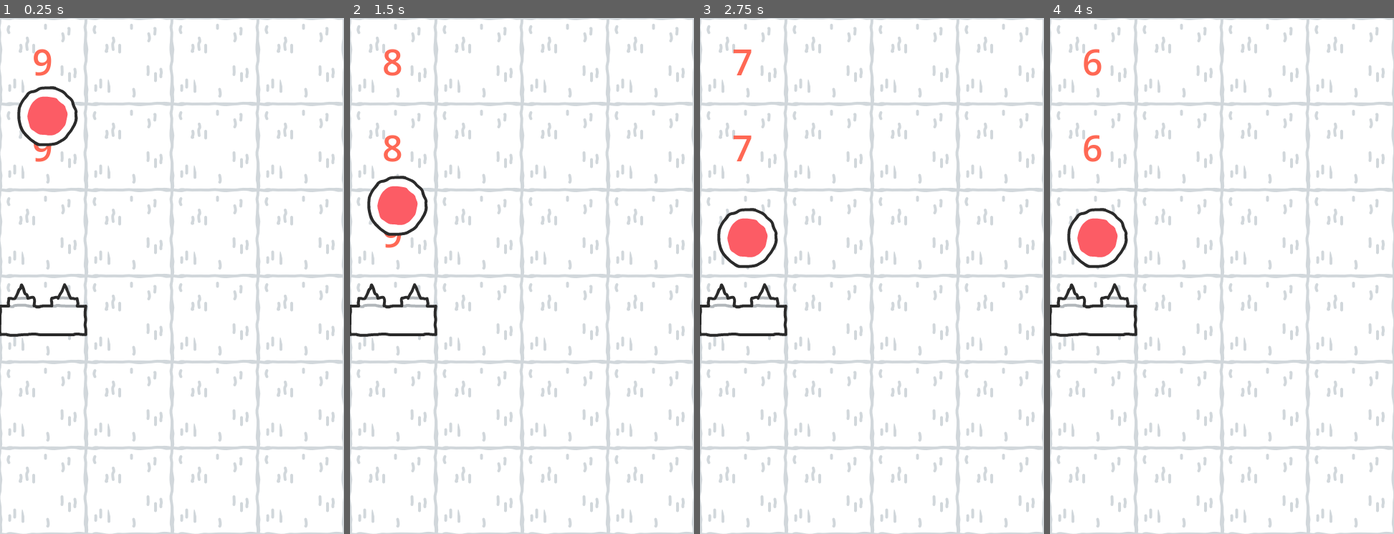
Above: before the commit, frames 1-4 (left to right).
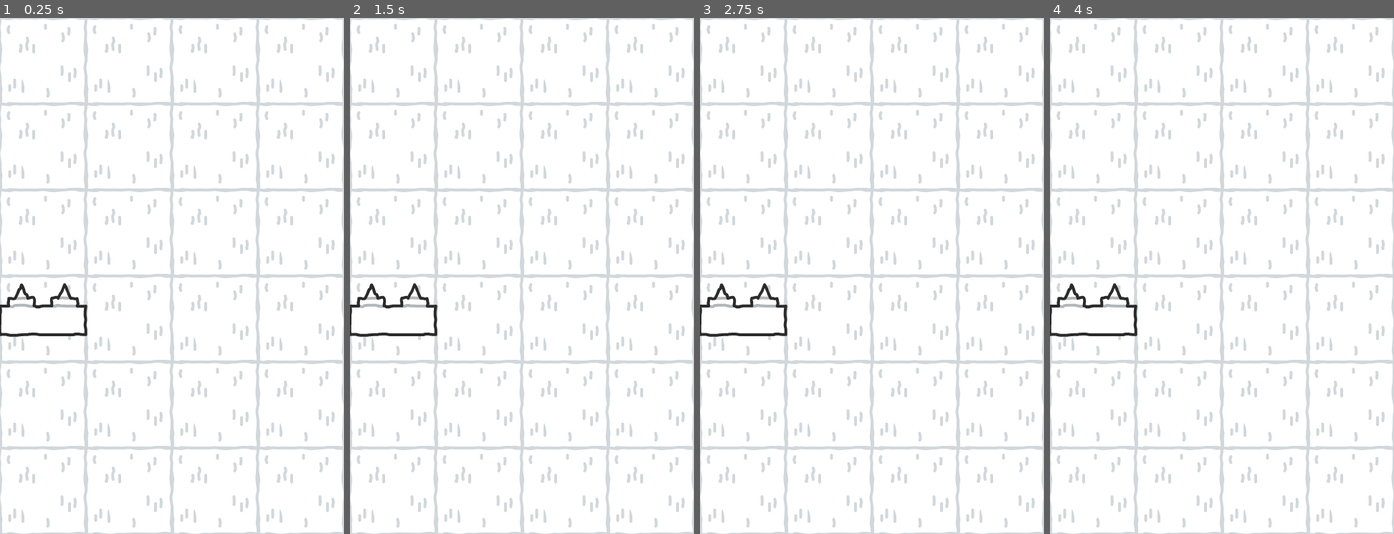
Above: after the commit, the same moments.

Repository: martinboue/ludum-dare-54
Game: Godot game, scene res://src/world.tscn
The game is run twice, just before and just after one commit, with the same random seed, the same clock (stepped at 60 frames per second) and the same inputs.
Inputs:
- Up to frame 1 (0.25 s): no input
- Up to frame 2 (1.5 s): no input
- Up to frame 3 (2.75 s): no input
- Up to frame 4 (4 s): tap Enter at 2.75 s; tap Space at 3.5 s

The runs differ from the first frame. In frame 1, 1.4% of the frame differs, in the area x 5-23%, y 5-28%; in frame 2, 1.5%, in the area x 5-23%, y 5-45%; in frame 3, 1.3%; in frame 4, 1.4%.

Commit message:
Add spawner

Diff:
--- a/src/map/map.gd
+++ b/src/map/map.gd
@@ -3,14 +3,24 @@
 
 @onready var tilemap: TileMap = $TileMap
 var cell_scene = preload("res://src/map/cell/cell.tscn")
+var spawner_scene = preload("res://src/map/spawner/spawner.tscn")
 
 func _ready() -> void:
 	# Generate cells on top of the map
 	var cell_width = tilemap.tile_set.tile_size.x
 	var cell_height = tilemap.tile_set.tile_size.y
+
+	# Generate cells on top of the map
 	for col in tilemap.get_used_rect().end.x:
 		for row in tilemap.get_used_rect().end.y:
 			var cell = cell_scene.instantiate()
 			tilemap.add_child(cell)
 			cell.position.x = col * cell_width + cell_width / 2.0
 			cell.position.y = row * cell_height + cell_height / 2.0
+
+	# Generate spawner
+	for col in tilemap.get_used_rect().end.x:
+		var spawner = spawner_scene.instantiate()
+		tilemap.add_child(spawner)
+		spawner.position.x = col * cell_width + cell_width / 2.0
+		spawner.position.y = -cell_height
--- /dev/null
+++ b/src/map/spawner/spawner.gd
@@ -0,0 +1,11 @@
+# Spawner
+extends Marker2D
+
+var enemy_scene = preload("res://src/units/enemies/enemy.tscn")
+
+
+
+func _on_spawn_cooldown_timeout() -> void:
+	var enemy = enemy_scene.instantiate()
+	get_parent().add_child(enemy)
+	enemy.position = position
--- /dev/null
+++ b/src/map/spawner/spawner.tscn
@@ -0,0 +1,12 @@
+[gd_scene load_steps=2 format=3 uid="uid://dh21rf156ojgh"]
+
+[ext_resource type="Script" path="res://src/map/spawner/spawner.gd" id="1_fobgn"]
+
+[node name="Spawner" type="Marker2D"]
+script = ExtResource("1_fobgn")
+
+[node name="SpawnCooldown" type="Timer" parent="."]
+wait_time = 10.0
+autostart = true
+
+[connection signal="timeout" from="SpawnCooldown" to="." method="_on_spawn_cooldown_timeout"]
--- a/src/world.tscn
+++ b/src/world.tscn
@@ -1,8 +1,7 @@
-[gd_scene load_steps=4 format=3 uid="uid://5xxp6pditk76"]
+[gd_scene load_steps=3 format=3 uid="uid://5xxp6pditk76"]
 
 [ext_resource type="PackedScene" uid="uid://dv8et4lw8l01b" path="res://src/map/map.tscn" id="1_yghnl"]
 [ext_resource type="PackedScene" uid="uid://c0vj8vuc83lh7" path="res://src/units/defenses/wall/wall.tscn" id="2_7ll8k"]
-[ext_resource type="PackedScene" uid="uid://clecguc2ldd6w" path="res://src/units/enemies/enemy.tscn" id="3_l1vvq"]
 
 [node name="World" type="Node2D"]
 
@@ -10,6 +9,3 @@
 
 [node name="Wall" parent="Map" instance=ExtResource("2_7ll8k")]
 position = Vector2(60, 415)
-
-[node name="Enemy" parent="Map" instance=ExtResource("3_l1vvq")]
-position = Vector2(66, 112)
